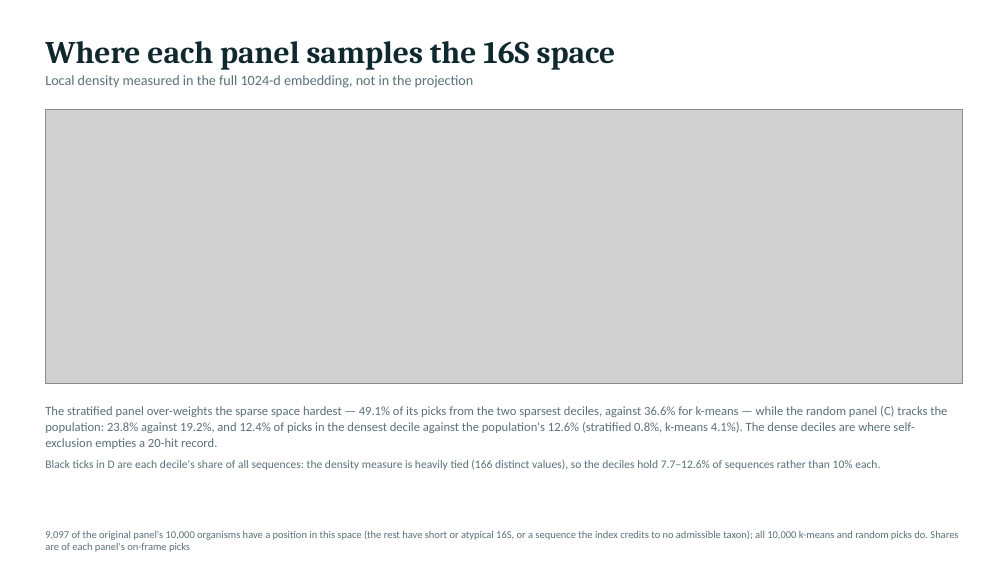
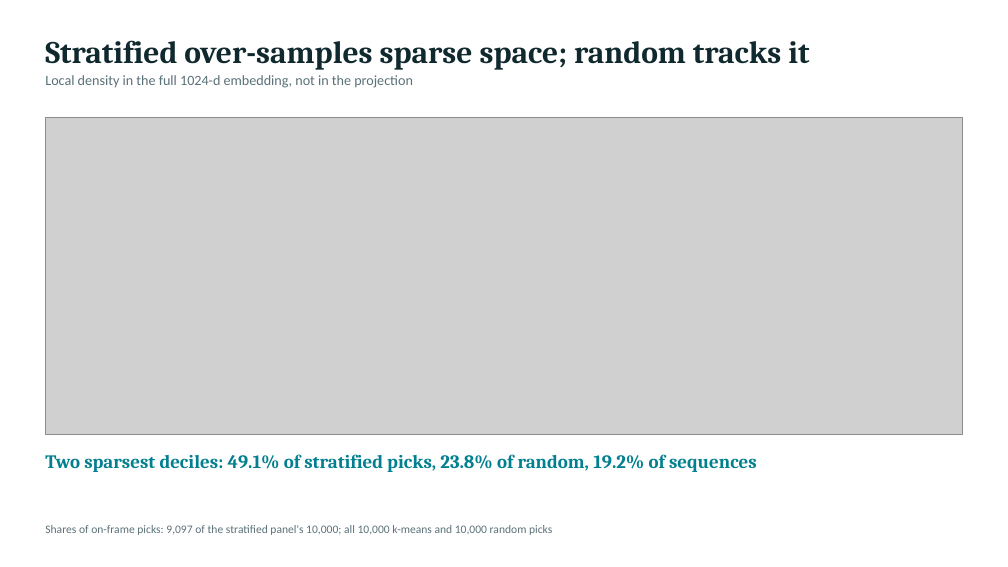
Before and after one commit to freiburgermsu/prFBA, a slide deck: slide 32 of presentations/prFBA_updates_2026-10.pptx (slide 27 before the commit). Drawn at 1008x567 pixels with LibreOffice and Linux fonts; fonts in the diff are those of the drawing; grey boxes stand for pictures. Boxes give left, top, right and bottom in pixels: in the first picture for what was removed or moved away, otherwise in the second. Text is boxed around its words. In the diff, an @@ line names an element or a change of style, - is before the commit and + after.

```diff
--- a/presentations/prFBA_updates_2026-10.pptx
+++ b/presentations/prFBA_updates_2026-10.pptx
@@ text at box(45, 40, 809, 88): text changed @@
-Where each panel samples the 16S space
-Local density measured in the full 1024-d embedding, not in the projection
+Stratified over-samples sparse space; random tracks it
+Local density in the full 1024-d embedding, not in the projection
@@ picture: place and size @@
-picture at box(45, 110, 963, 384)
+picture at box(45, 117, 963, 435)
@@ text removed at box(45, 406, 947, 470) @@
-The stratified panel over-weights the sparse space hardest — 49.1% of its picks from the two sparsest deciles, against 36.6% for k-means — while the random panel (C) tracks the population: 23.8% against 19.2%, and 12.4% of picks in the densest decile against the population's 12.6% (stratified 0.8%, k-means 4.1%). The dense deciles are where self-exclusion empties a 20-hit record.
-Black ticks in D are each decile's share of all sequences: the density measure is heavily tied (166 distinct values), so the deciles hold 7.7–12.6% of sequences rather than 10% each.
@@ text added at box(45, 454, 757, 472), 18 pt, text #028090, bold @@
+Two sparsest deciles: 49.1% of stratified picks, 23.8% of random, 19.2% of sequences
@@ text at box(45, 525, 552, 535): text changed; size 10 to 11 pt @@
-9,097 of the original panel's 10,000 organisms have a position in this space (the rest have short or atypical 16S, or a sequence the index credits to no admissible taxon); all 10,000 k-means and random picks do. Shares are of each panel's on-frame picks
+Shares of on-frame picks: 9,097 of the stratified panel's 10,000; all 10,000 k-means and 10,000 random picks
```
Also in this commit, not shown: 3 other slides changed, 33 slides added, 27 slides removed, 4 other files.
